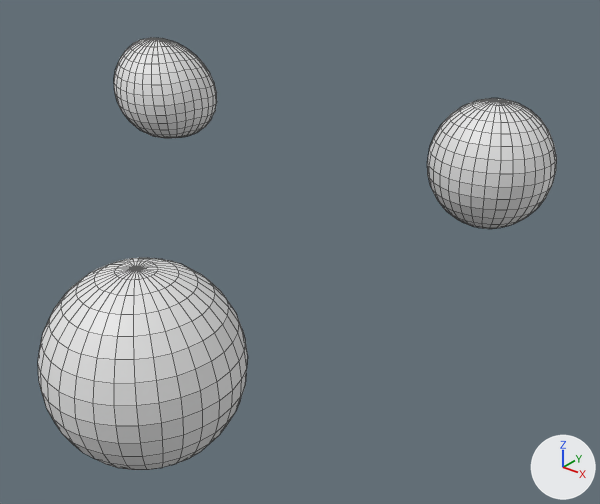
An edit to the OBJ model models/hedgehog/eyes_and_nose.obj, drawn before and after from the same camera.
Rendered twice from a camera (50 mm lens) standing at (0.291, -2.468, 3.48) and looking at (-0.373, -1.638, 2.966). The lights are fixed; the arrows at lower right show +X, +Y and +Z. The picture after the commit comes second. Mesh edges are drawn as thin lines. Where no turn or scale is listed for an object, it has been applied to the vertices.

Script lines for the objects in view, before the commit:
```python
me_sphere = bpy.data.meshes.new('Sphere')
me_sphere.from_pydata(...)  # a UV sphere (32 segments, 16 rings, poles along z) spanning x -0.378..-0.171, y -2.115..-1.908, z 2.906..3.119; a UV sphere (32 segments, 16 rings, poles along z) spanning x -0.378..-0.171, y -1.362..-1.154, z 2.906..3.119
me_sphere_001 = bpy.data.meshes.new('Sphere.001')
me_sphere_001.from_pydata(...)  # 482 vertices, 512 faces; spans x -0.721..-0.567, y -1.7..-1.549, z 3.081..3.227
ob_sphere = bpy.data.objects.new('Sphere', me_sphere)
ob_sphere.location = (0.0, 0.0, 0.0)
ob_sphere_001 = bpy.data.objects.new('Sphere.001', me_sphere_001)
ob_sphere_001.location = (0.0, 0.0, 0.0)
```
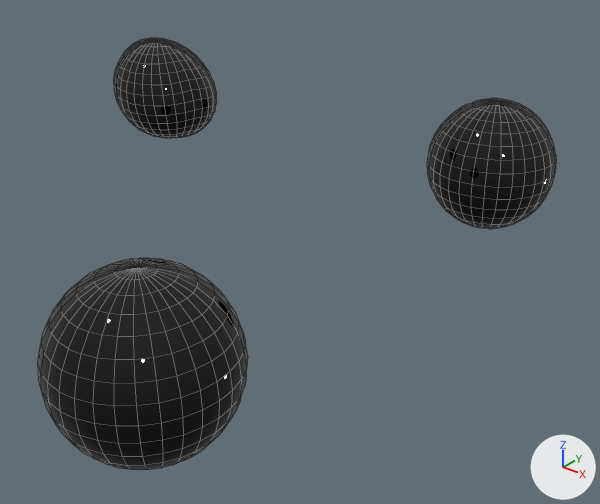
What differs and where, as boxes (x1, y1, x2, y2) in the pictures (600 x 504 px):
'Sphere', recoloured (white to black): (38, 98, 557, 470) in both
'Sphere.001', recoloured (white to black): (114, 38, 217, 138) in both

Diff of the bpy script that builds the scene:
```diff
--- a/models/hedgehog/eyes_and_nose.obj.py
+++ b/models/hedgehog/eyes_and_nose.obj.py
@@ mat_black @@
+mat_black = principled_material('black')
+mat_black.base_color = (0.0, 0.0, 0.0)  # black #000000
+mat_black.roughness = 0.0
@@ me_sphere @@
 me_sphere.from_pydata(...)  # 964 vertices, 1024 faces; spans x -0.378..-0.171, y -2.115..-1.154, z 2.906..3.119
+me_sphere.materials.append(mat_black)  # black #000000
@@ me_sphere_001 @@
 me_sphere_001.from_pydata(...)  # 482 vertices, 512 faces; spans x -0.721..-0.567, y -1.7..-1.549, z 3.081..3.227
+me_sphere_001.materials.append(mat_black)  # black #000000
```
